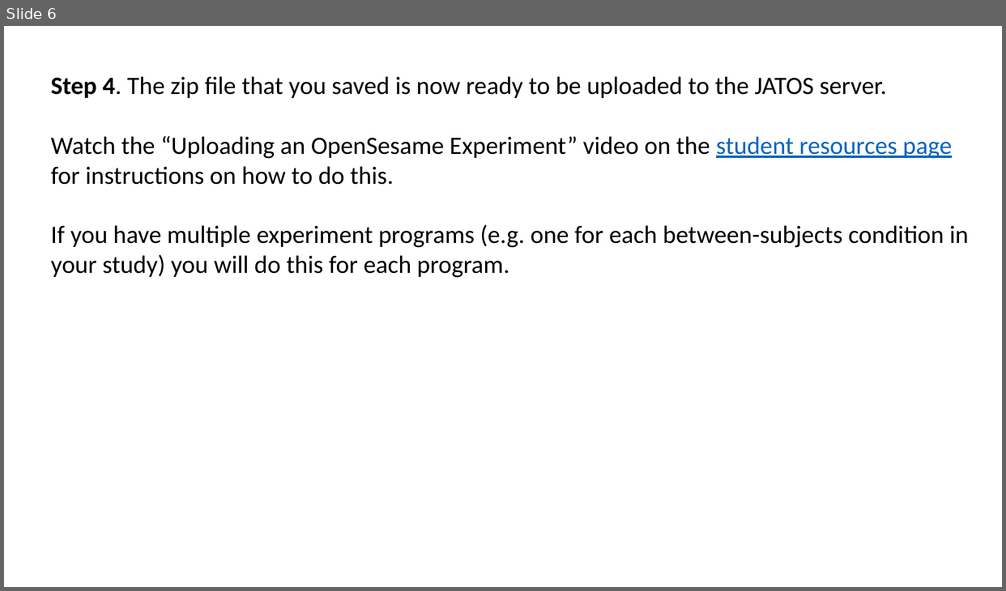
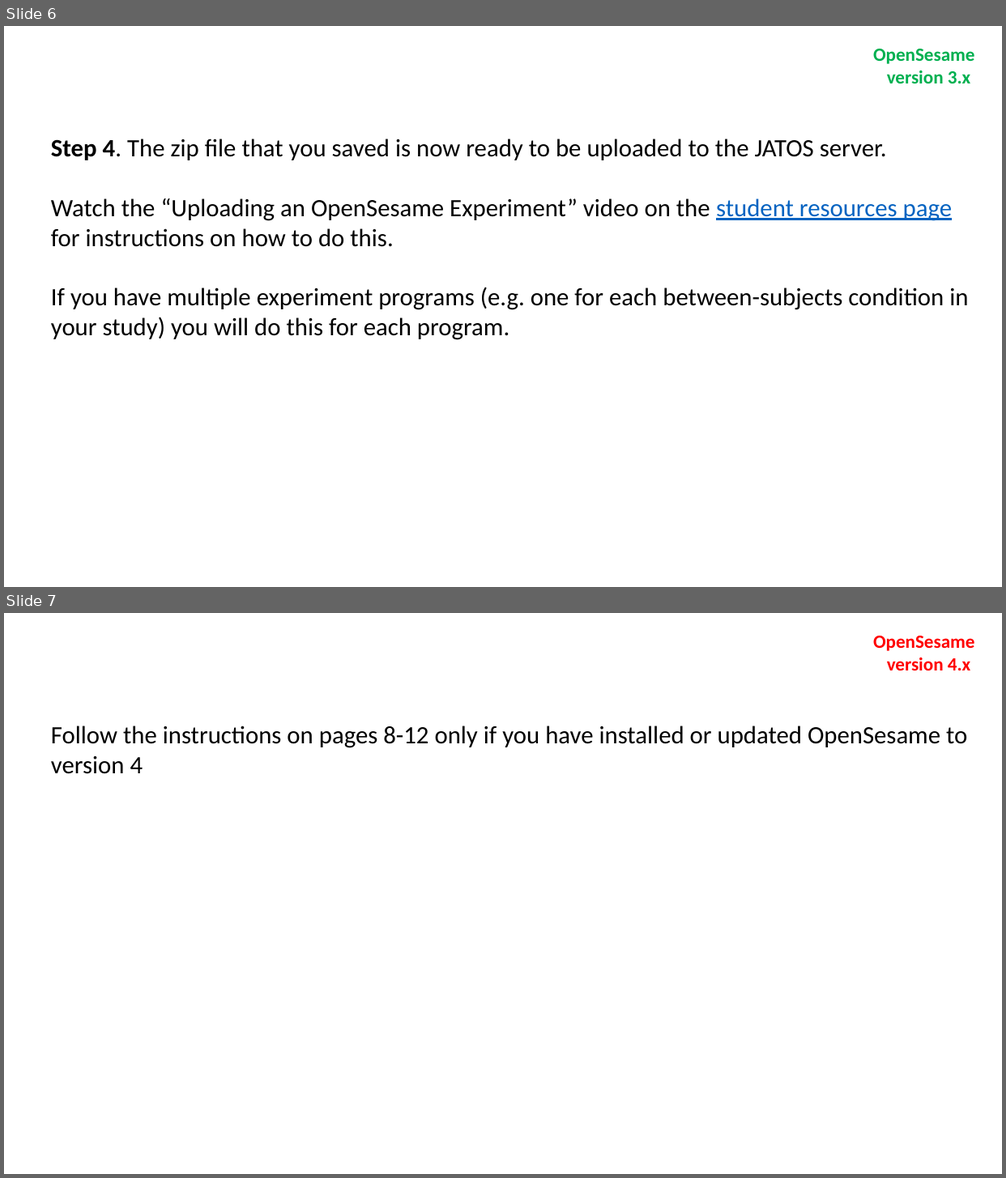
Before and after one commit to ajwills72/rmip, a slide deck: docs/prepare_your_online_study.pptx. Shown one above the other, each under a label of ours: slide 6 before the commit, slides 6 and 7 after it. The pictures are 1006x591 and 1006x1178 pixels, drawn with LibreOffice and Linux fonts; fonts in the diff are those of the drawing. Boxes give left, top, right and bottom in pixels: in the first picture for what was removed or moved away, otherwise in the second. Text is boxed around its words. In the diff, an @@ line names an element or a change of style, - is before the commit and + after.

Commit message:
updated prepare_your_online_study.pptx with instructions for OpenSesame v4

```diff
--- a/docs/prepare_your_online_study.pptx
+++ b/docs/prepare_your_online_study.pptx
@@ slide 7 added at (4, 613, 1002, 1174), background #FFFFFF @@
@@ text added at (873, 636, 974, 671), 18 pt, text #FF0000, bold @@
+OpenSesame
+version 4.x
@@ text added at (51, 726, 967, 774), 24 pt, text #000000 @@
+Follow the instructions on pages 8-12 only if you have installed or updated OpenSesame to version 4
@@ slide 6 changed as well @@
@@ text added at (873, 49, 974, 84), 18 pt, text #00B050, bold @@
+OpenSesame
+version 3.x
@@ text "Step 4. The zip file ...": place and size @@
-text "Step 4. The zip file ..." at (51, 76, 968, 278)
+text "Step 4. The zip file ..." at (51, 139, 968, 340)
```
Also in this commit, not shown: 5 other slides changed, 5 other slides added.
